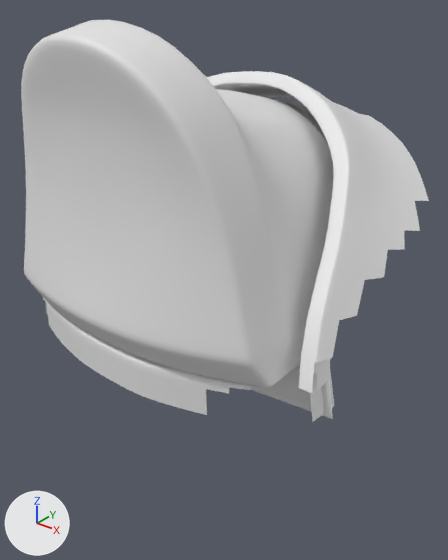
The OBJ model PadForge.App/3DModels/DS4/MagmaRed/Shoulder-Right-Trigger.obj: old version first, new version second.
Rendered twice from a camera (50 mm lens) standing at (75.9, -49.4, 24.8) and looking at (50.2, -17.4, 4.9). Every picture has the same lights, and +X, +Y and +Z are marked at lower left. The older version comes first. Where no turn or scale is listed for an object, it has been applied to the vertices.

Names of what the first picture shows: 'Shoulder-Right-Trigger'.
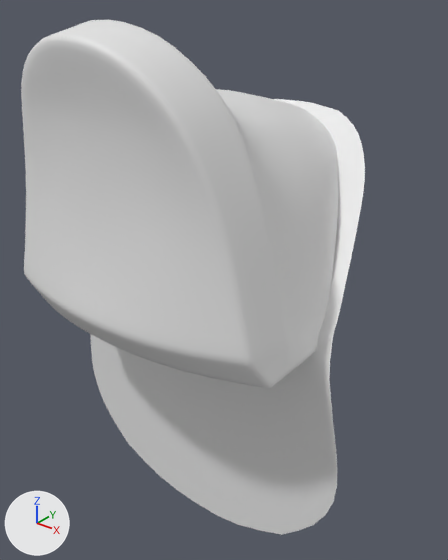
Where the change shows, as pixel boxes [x1, y1, x2, y2] in the pictures (448 x 560 px):
'Shoulder-Right-Trigger', reshaped (16% narrower, 28% taller)
    before: [21, 20, 429, 421]
    after: [21, 20, 365, 535]
part 1 of me_shoulder_right_trigger, deleted
    before: [43, 71, 429, 393]
part 2 of me_shoulder_right_trigger, deleted
    before: [46, 301, 334, 421]
part 3 of me_shoulder_right_trigger, added
    after: [90, 334, 337, 535]

The change in detail:
me_shoulder_right_trigger is used by ob_shoulder_right_trigger; location (0.0, 0.0, 0.0).
me_shoulder_right_trigger had 3161 vertices, 2953 faces and spanned x 31.3..63.2, y -30.3..-8.0, z -0.4..22.9.
me_shoulder_right_trigger now has 1498 vertices, 1434 faces and spans x 40.9..63.4, y -30.3..-11.7, z -11.6..22.9.
me_shoulder_right_trigger part 1: the loose piece of 910 vertices spanning x 31.3..63.2, y -26.2..-8.0, z 0.3..19.3 is deleted.
me_shoulder_right_trigger part 2: the loose piece of 177 vertices spanning x 41.3..62.2, y -29.3..-21.9, z 0.7..5.3 is deleted.
Part 3, on me_shoulder_right_trigger:
73 vertices are added at x 40.9..63.4, y -22.9, z -11.6..0.3.
8 new vertices lie (3.3, 0.0, 0.3) away from vertices in x 44.7..58.8, y -22.9, z -7.4..-0.3.
72 new faces join them.
Other edits to the shape of me_shoulder_right_trigger do not show in these pictures.
